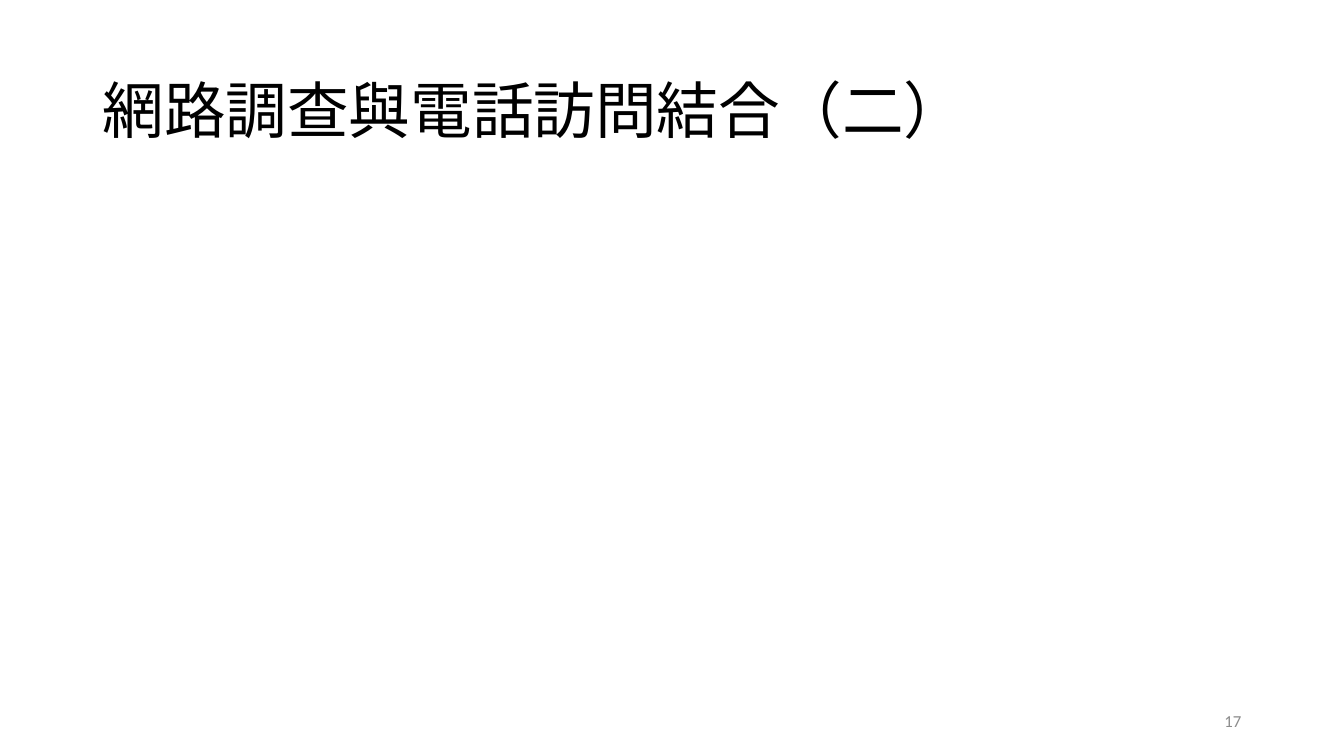
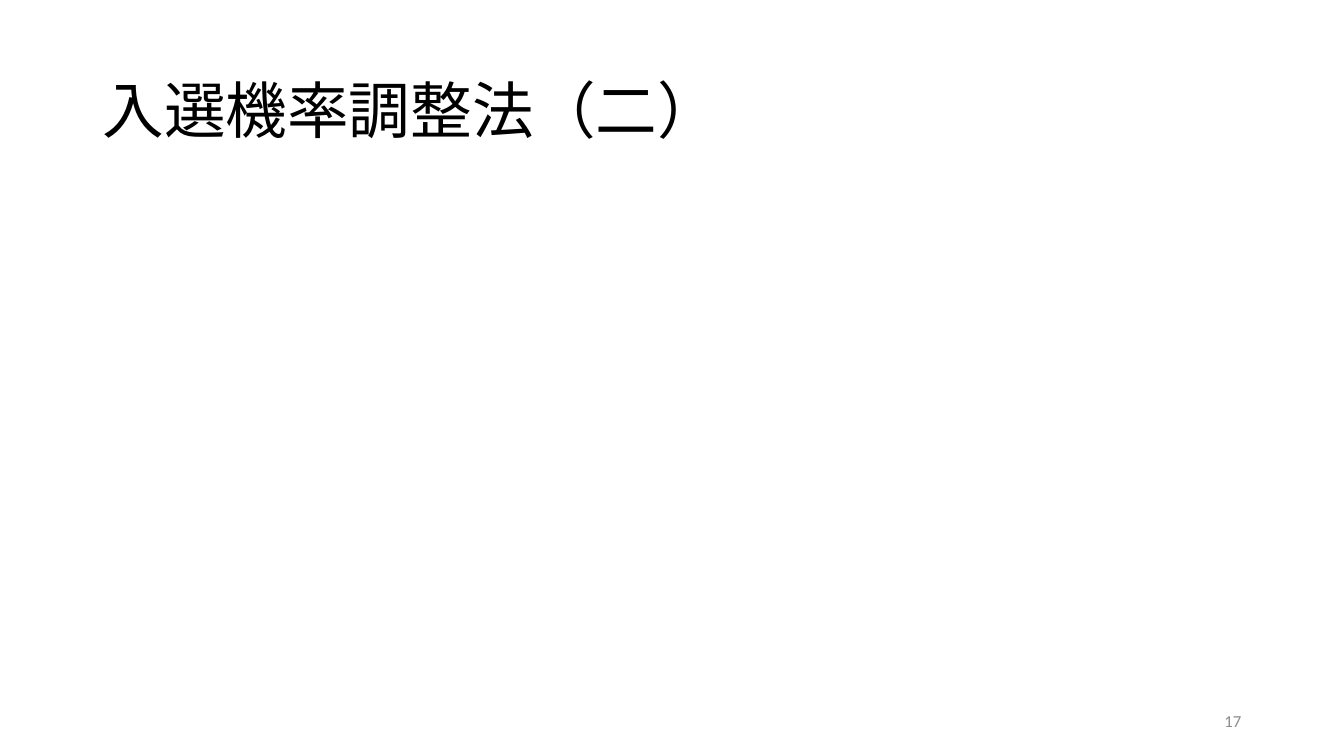
Before and after one commit to TsaiChiahung/PublicOpinion2026, a slide deck: slide 17 of 投影片/民意與調查Week4.pptx. Drawn at 1344x756 pixels with LibreOffice and Linux fonts; fonts in the diff are those of the drawing; grey boxes stand for pictures. Boxes give left, top, right and bottom in pixels: in the first picture for what was removed or moved away, otherwise in the second. Text is boxed around its words. In the diff, an @@ line names an element or a change of style, - is before the commit and + after.

```diff
--- a/投影片/民意與調查Week4.pptx
+++ b/投影片/民意與調查Week4.pptx
@@ title at bbox=[102, 80, 718, 139]: text changed @@
-網路調查與電話訪問結合（二）
+入選機率調整法（二）
```
Also in this commit, not shown: 3 other slides changed, 6 slides added, 1 other file.
